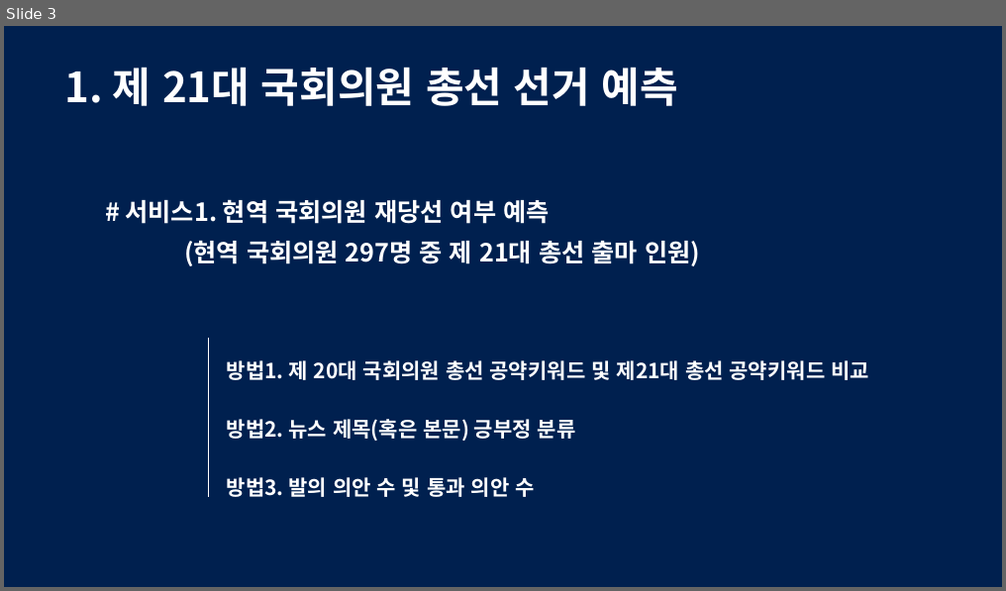
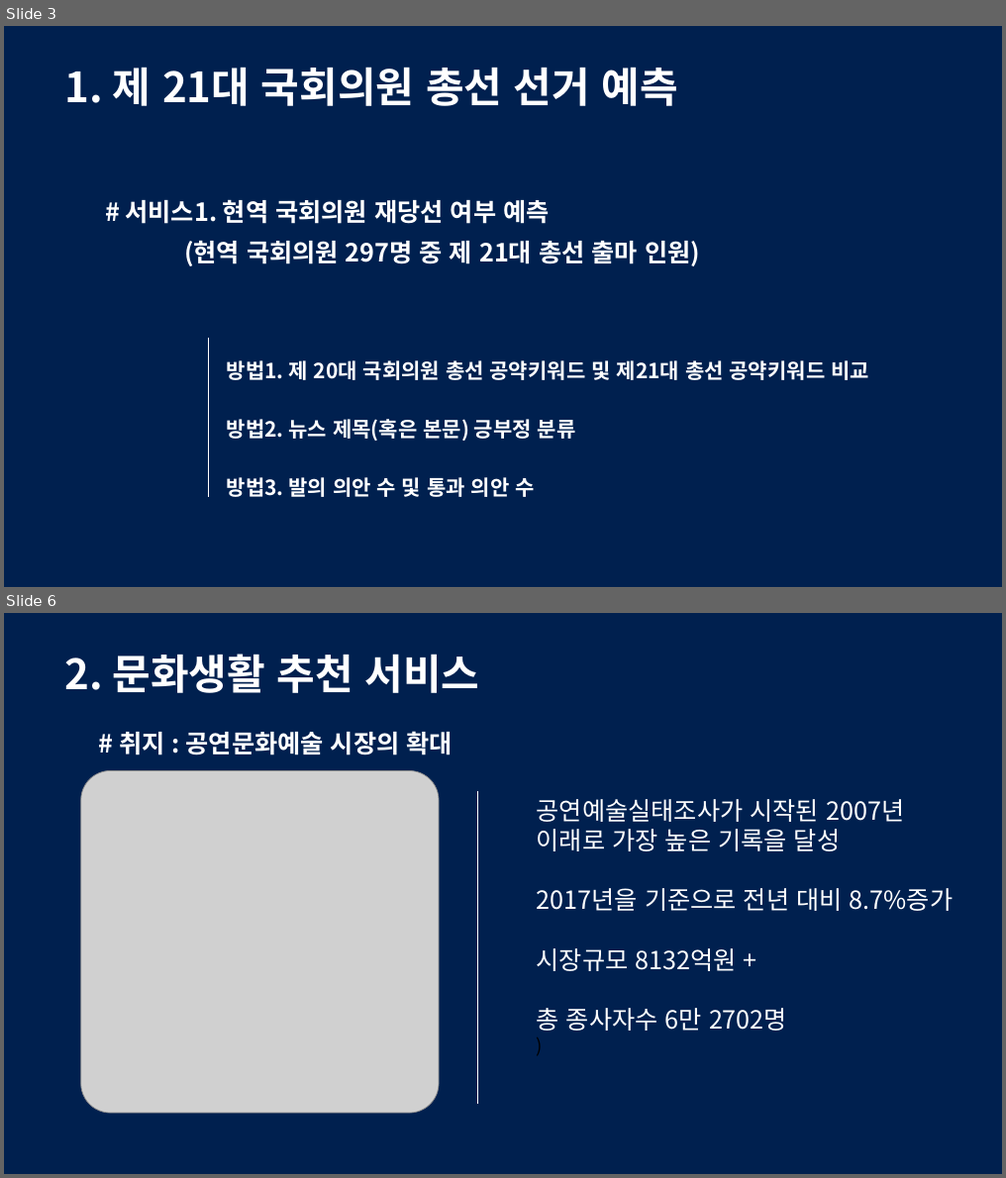
Before and after one commit to drhee0919/Rhee, a slide deck: 주제 발표.pptx. Shown one above the other, each under a label of ours: slide 3 before the commit, slides 3 and 6 after it; the slides between them are not shown. The pictures are 1006x591 and 1006x1178 pixels, drawn with LibreOffice and Linux fonts; fonts in the diff are those of the drawing; grey boxes stand for pictures. Boxes give left, top, right and bottom in pixels: in the first picture for what was removed or moved away, otherwise in the second. Text is boxed around its words. In the diff, an @@ line names an element or a change of style, - is before the commit and + after.

```diff
--- a/주제 발표.pptx
+++ b/주제 발표.pptx
@@ slide 6 added at <box>4,613,1002,1174</box>, background #FFFFFF @@
@@ rectangle added at <box>4,613,1002,1174</box>, fill #00204F @@
@@ text added at <box>65,654,480,693</box>, 40 pt, text #FFFFFF, bold @@
+2. 문화생활 추천 서비스
@@ text added at <box>119,731,452,756</box>, 24 pt, text #FFFFFF, bold @@
+# 취지 : 공연문화예술 시장의 확대
@@ picture added at <box>81,771,439,1113</box> @@
@@ line added from (478, 791) to (478, 1104), #FFFFFF 0.5 pt @@
@@ text added at <box>537,799,953,1031</box>, 24 pt, text #FFFFFF @@
+공연예술실태조사가 시작된 2007년 이래로 가장 높은 기록을 달성
+2017년을 기준으로 전년 대비 8.7%증가
+시장규모 8132억원 +
+총 종사자수 6만 2702명
+)
```
Also in this commit, not shown: 3 slides changed, 6 other slides added, 1 slide removed.
